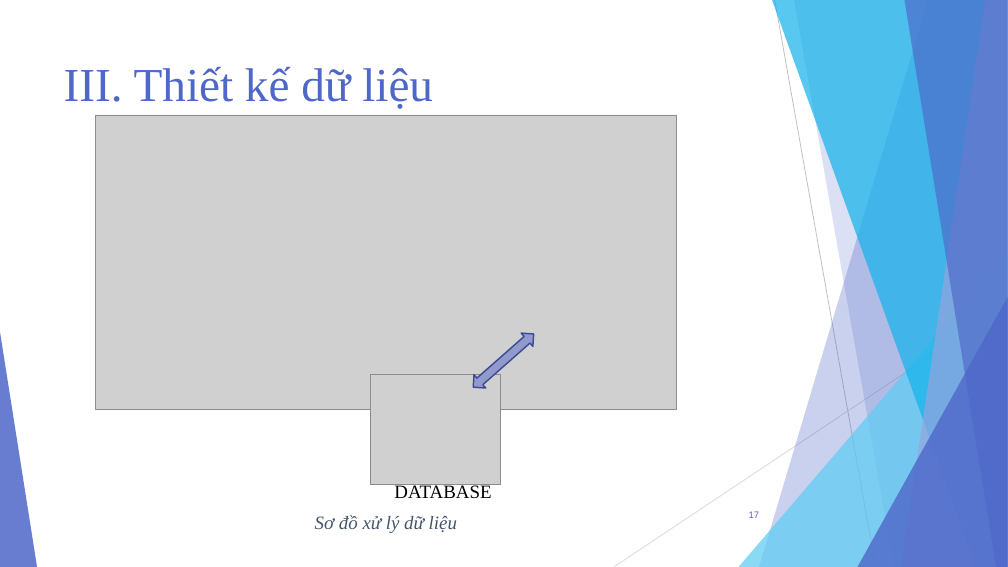
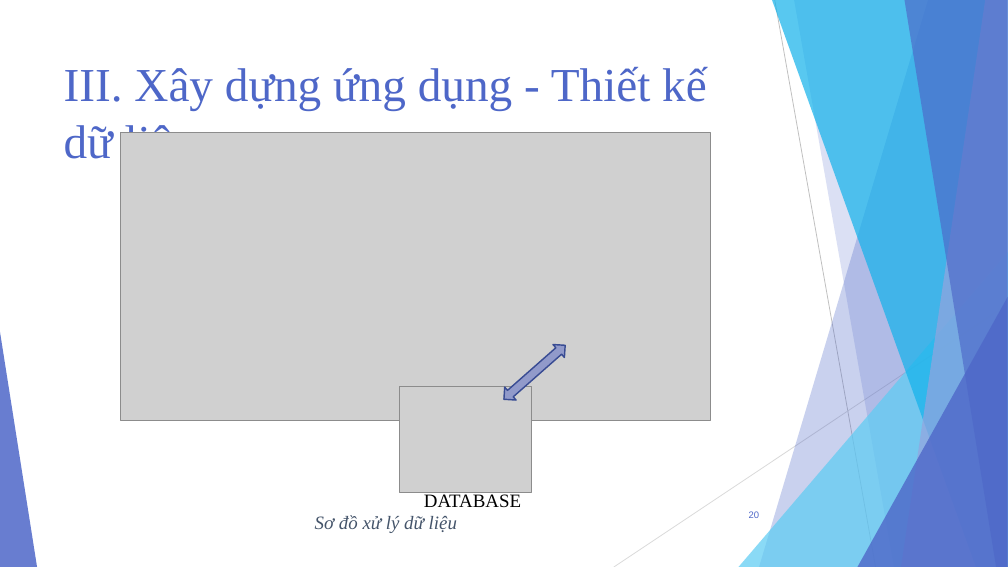
Before and after one commit to TMTAI/Android, a slide deck: slide 20 of Presentation-LuanVan.pptx (slide 17 before the commit). Drawn at 1008x567 pixels with LibreOffice and Linux fonts; fonts in the diff are those of the drawing; grey boxes stand for pictures. Boxes give left, top, right and bottom in pixels: in the first picture for what was removed or moved away, otherwise in the second. Text is boxed around its words. In the diff, an @@ line names an element or a change of style, - is before the commit and + after.

```diff
--- a/Presentation-LuanVan.pptx
+++ b/Presentation-LuanVan.pptx
@@ title at box(64, 67, 707, 159): text changed @@
-III. Thiết kế dữ liệu
+III. Xây dựng ứng dụng - Thiết kế dữ liệu
@@ picture: place and size @@
-picture at box(95, 115, 678, 410)
+picture at box(121, 133, 711, 420)
@@ 1 picture, 1 text, 1 up down arrow: place and size @@
-1 picture, 1 text, 1 up down arrow at box(371, 328, 539, 499)
+1 picture, 1 text, 1 up down arrow at box(400, 339, 571, 507)
@@ page number at box(749, 511, 760, 518): text changed @@
-17
+20
```
Also in this commit, not shown: 14 other slides changed, 11 slides added, 7 slides removed, 19 other files.
